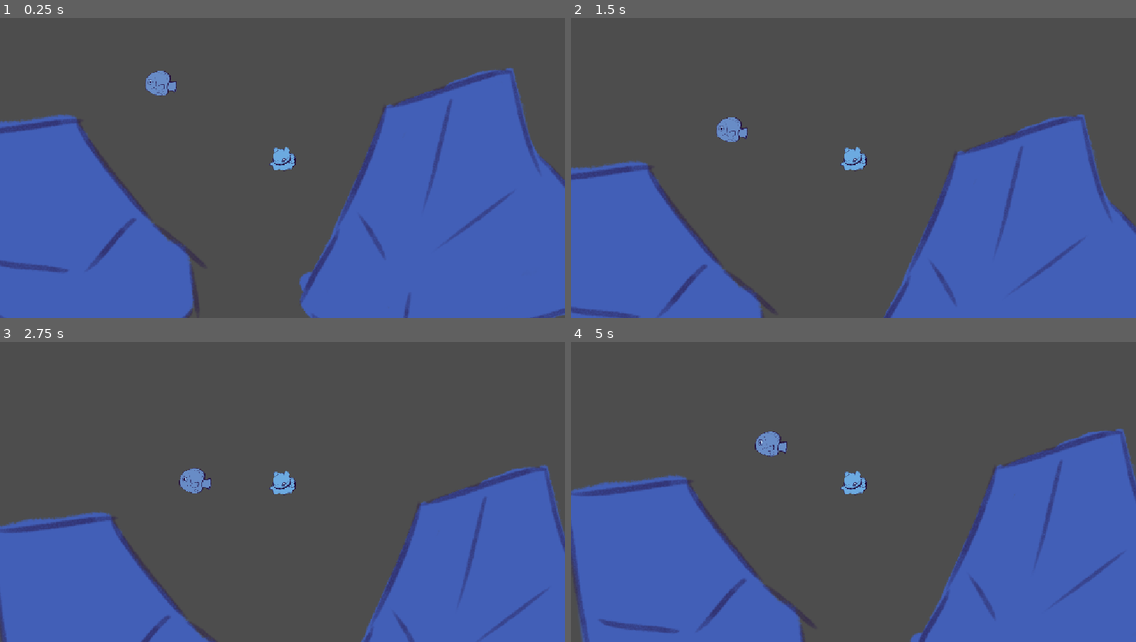
Above: before the commit, frames 1-4 (two rows, left to right).
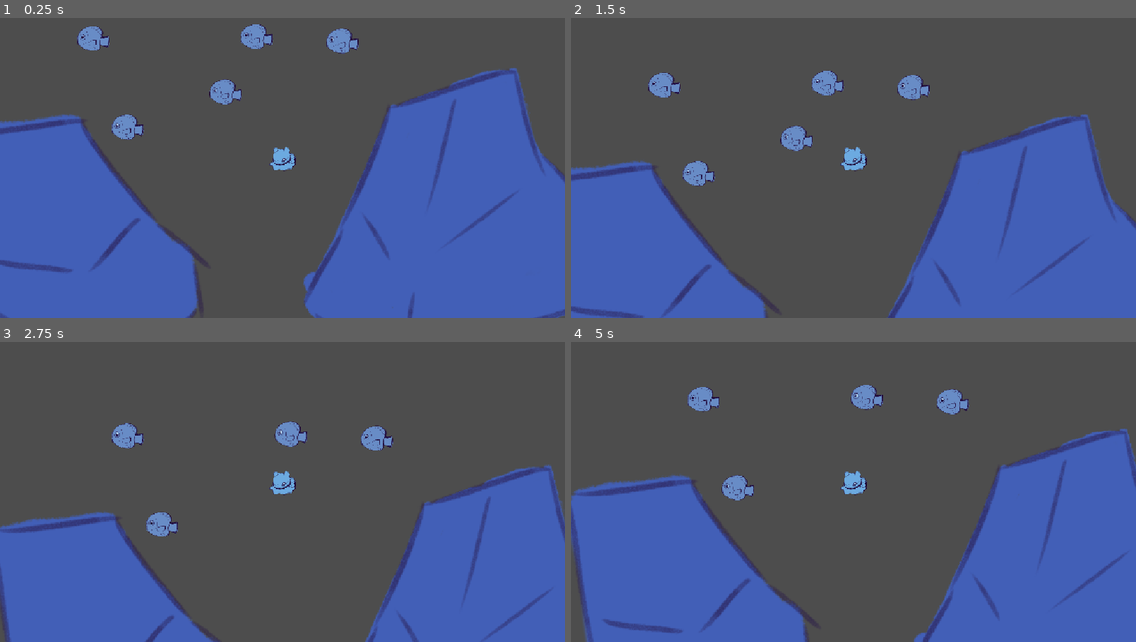
Above: after the commit, the same moments.

Repository: BelovedBarreleye/Project1-Baubled-
Game: Godot game, scene res://Scenes/Level_1.tscn
The game is run twice, just before and just after one commit, with the same random seed, the same clock (stepped at 60 frames per second) and the same inputs. Before the commit the project starts from res://Level_1.tscn.
Inputs:
- Up to frame 1 (0.25 s): no input
- Up to frame 2 (1.5 s): hold Up (move_up) from 0.53 s (still down)
- Up to frame 3 (2.75 s): release Up (move_up) at 2.03 s; hold Left (move_left) from 2.03 s (still down)
- Up to frame 4 (5 s): release Left (move_left) at 3.53 s; hold Down (move_down) 3.53-4.28 s; hold Right (move_right) from 4.28 s (still down)

The runs differ from the first frame. In frame 1, 6.0% of the frame differs, in the area x 0-100%, y 2-100%; in frame 2, 5.5%; in frame 3, 4.7%; in frame 4, 5.5%.

Commit message:
Fishy added!

Diff:
--- a/Level_1.tscn
+++ /dev/null
@@ -1,20 +0,0 @@
-[gd_scene format=3 uid="uid://5s7ywkxhoshq"]
-
-[ext_resource type="PackedScene" uid="uid://bo3wtpbq7yb1w" path="res://Scenes/RockA.tscn" id="1_65pcf"]
-[ext_resource type="PackedScene" uid="uid://c3pqnhq0mm5bb" path="res://Player.tscn" id="1_n0r7v"]
-[ext_resource type="PackedScene" uid="uid://gh5hn8bk38nr" path="res://Scenes/RockB.tscn" id="2_a0j4s"]
-[ext_resource type="PackedScene" uid="uid://dn3m02xfqd80f" path="res://Scenes/fishy.tscn" id="4_a0j4s"]
-
-[node name="Main" type="Node2D" unique_id=2090730078]
-
-[node name="RockA" parent="." unique_id=1068318349 instance=ExtResource("1_65pcf")]
-position = Vector2(915, 422)
-
-[node name="RockB" parent="." unique_id=578332930 instance=ExtResource("2_a0j4s")]
-position = Vector2(138, 476)
-
-[node name="Player" parent="." unique_id=130884428 instance=ExtResource("1_n0r7v")]
-position = Vector2(579, 324)
-
-[node name="Fishy" parent="." unique_id=1105711345 instance=ExtResource("4_a0j4s")]
-position = Vector2(324, 178)
--- a/Level_2.tscn
+++ /dev/null
@@ -1,3 +0,0 @@
-[gd_scene format=3 uid="uid://byvdhhrdk5d0h"]
-
-[node name="Node2D" type="Node2D" unique_id=1211106919]
--- /dev/null
+++ b/Player_stats.gd
@@ -0,0 +1,6 @@
+extends Node
+var score : int = 0
+
+# Called when the node enters the scene tree for the first time.
+func _ready() -> void:
+	pass # Replace with function body.
--- /dev/null
+++ b/Scenes/Level_1.tscn
@@ -0,0 +1,38 @@
+[gd_scene format=3 uid="uid://5s7ywkxhoshq"]
+
+[ext_resource type="PackedScene" uid="uid://bo3wtpbq7yb1w" path="res://Scenes/RockA.tscn" id="1_nw7js"]
+[ext_resource type="PackedScene" uid="uid://gh5hn8bk38nr" path="res://Scenes/RockB.tscn" id="2_nh7xm"]
+[ext_resource type="PackedScene" uid="uid://c3pqnhq0mm5bb" path="res://Scenes/Player.tscn" id="3_j0k67"]
+[ext_resource type="PackedScene" uid="uid://dn3m02xfqd80f" path="res://Scenes/fishy.tscn" id="4_5r5j8"]
+
+[node name="Main" type="Node2D" unique_id=2090730078]
+
+[node name="RockA" parent="." unique_id=1068318349 instance=ExtResource("1_nw7js")]
+position = Vector2(915, 422)
+
+[node name="RockB" parent="." unique_id=578332930 instance=ExtResource("2_nh7xm")]
+position = Vector2(138, 476)
+
+[node name="Player" parent="." unique_id=130884428 instance=ExtResource("3_j0k67")]
+position = Vector2(571, 324)
+
+[node name="Fishy" parent="." unique_id=1105711345 instance=ExtResource("4_5r5j8")]
+position = Vector2(178, 87)
+
+[node name="Fishy5" parent="." unique_id=1757489225 instance=ExtResource("4_5r5j8")]
+position = Vector2(511, 83)
+
+[node name="Fishy2" parent="." unique_id=1199758264 instance=ExtResource("4_5r5j8")]
+position = Vector2(248, 268)
+
+[node name="Fishy3" parent="." unique_id=1986261546 instance=ExtResource("4_5r5j8")]
+position = Vector2(686, 92)
+
+[node name="Fishy4" parent="." unique_id=1411153776 instance=ExtResource("4_5r5j8")]
+position = Vector2(448, 196)
+
+[connection signal="body_entered" from="Fishy" to="Player" method="_on_fishy_body_entered"]
+[connection signal="body_entered" from="Fishy5" to="Player" method="_on_fishy_body_entered"]
+[connection signal="body_entered" from="Fishy2" to="Player" method="_on_fishy_2_body_entered"]
+[connection signal="body_entered" from="Fishy3" to="Player" method="_on_fishy_3_body_entered"]
+[connection signal="body_entered" from="Fishy4" to="Player" method="_on_fishy_4_body_entered"]
--- /dev/null
+++ b/Scenes/Level_2.tscn
@@ -0,0 +1,24 @@
+[gd_scene format=3 uid="uid://byvdhhrdk5d0h"]
+
+[ext_resource type="PackedScene" uid="uid://c3pqnhq0mm5bb" path="res://Scenes/Player.tscn" id="1_vgr4u"]
+[ext_resource type="PackedScene" uid="uid://dn3m02xfqd80f" path="res://Scenes/fishy.tscn" id="2_ostk4"]
+
+[node name="Level_2" type="Node2D" unique_id=1024473918]
+
+[node name="Player" parent="." unique_id=130884428 instance=ExtResource("1_vgr4u")]
+position = Vector2(573, 623)
+
+[node name="Fishy" parent="." unique_id=1105711345 instance=ExtResource("2_ostk4")]
+position = Vector2(279, 90)
+
+[node name="Fishy2" parent="." unique_id=1161475613 instance=ExtResource("2_ostk4")]
+position = Vector2(866, 90)
+
+[node name="Fishy3" parent="." unique_id=845553978 instance=ExtResource("2_ostk4")]
+position = Vector2(115, 340)
+
+[node name="Fishy4" parent="." unique_id=1060257018 instance=ExtResource("2_ostk4")]
+position = Vector2(985, 332)
+
+[node name="Fishy5" parent="." unique_id=757593668 instance=ExtResource("2_ostk4")]
+position = Vector2(555, 286)
--- a/Player.tscn
+++ b/Scenes/Player.tscn
@@ -6,7 +6,7 @@
 [sub_resource type="CircleShape2D" id="CircleShape2D_wuq7w"]
 radius = 27.018513
 
-[node name="CharacterBody2D" type="CharacterBody2D" unique_id=130884428]
+[node name="Player" type="CharacterBody2D" unique_id=130884428 groups=["Player"]]
 script = ExtResource("1_kpjcp")
 
 [node name="Sprite2D" type="Sprite2D" parent="." unique_id=2077623427]
--- a/Scenes/fishy.tscn
+++ b/Scenes/fishy.tscn
@@ -1,11 +1,14 @@
 [gd_scene format=3 uid="uid://dn3m02xfqd80f"]
 
+[ext_resource type="Script" uid="uid://benvm7u0ifllf" path="res://fishy.gd" id="1_i2ot2"]
 [ext_resource type="Texture2D" uid="uid://cp2i4ejle1j6t" path="res://Sprites/Baubled Fishy.png" id="1_qgoro"]
 
 [sub_resource type="CircleShape2D" id="CircleShape2D_wuq7w"]
 radius = 35.0
 
 [node name="Fishy" type="Area2D" unique_id=1105711345]
+script = ExtResource("1_i2ot2")
+move_direction = Vector2(0, -50)
 
 [node name="Sprite2D" type="Sprite2D" parent="." unique_id=1208986835]
 position = Vector2(3, -9)
@@ -15,3 +18,5 @@
 [node name="CollisionShape2D" type="CollisionShape2D" parent="." unique_id=472843893]
 position = Vector2(7, -10)
 shape = SubResource("CircleShape2D_wuq7w")
+
+[connection signal="body_entered" from="." to="." method="_on_body_entered"]
--- /dev/null
+++ b/fishy.gd
@@ -0,0 +1,32 @@
+extends Area2D
+@export var move_direction : Vector2
+@export var move_speed : float = 20
+@onready var start_pos : Vector2 = global_position
+@onready var target_pos : Vector2 = global_position + move_direction
+
+var rotate_speed : float = 3.0
+var bob_height : float = 5.0
+var bob_speed : float = 5.0
+
+#func _physics_process(delta):
+# Move steadily toward the current target position
+	#global_position = global_position.move_toward(target_pos, move_speed * delta)
+# When the enemy arrives, swap the target to create a patrol loop
+	#if global_position == target_pos:
+		#if target_pos == start_pos:
+			#target_pos = start_pos + move_direction
+		#else:
+			#target_pos = start_pos
+
+func _physics_process(delta):
+	var time = Time.get_unix_time_from_system()
+	var y_pos = ((1 + sin(time * bob_speed)) / 2) * bob_height
+	global_position.y = start_pos.y - y_pos
+
+
+func _on_body_entered(body: Node2D) -> void:
+	if not body.is_in_group("Player"):
+			return
+	print ("Fish Caught!")
+	body.increase_score(1)
+	queue_free()
--- a/player.gd
+++ b/player.gd
@@ -6,6 +6,7 @@
 @export var gravity : float = 500
 var move_input_horizon : float
 var move_input_updown: float
+@export var scene_to_load : PackedScene
 
 const SPEED = 300.0
 const JUMP_VELOCITY = -400.0
@@ -18,25 +19,30 @@
 	velocity.y = move_input_updown * move_speed
 
 	if move_input_horizon != 0:
-		velocity.x =lerp(velocity.x, move_input_horizon * move_speed, acceleration * delta)
+		velocity.x =lerp(velocity.x, move_input_horizon * move_speed, acceleration)
 	else:
-		velocity.x = lerp(velocity.x, 0.0, braking * delta)
+		velocity.x = lerp(velocity.x, 0.0, braking)
 
 	if move_input_updown != 0:
-		velocity.y =lerp(velocity.y, move_input_updown * move_speed, acceleration * delta)
+		velocity.y =lerp(velocity.y, move_input_updown * move_speed, acceleration)
 	else:
-		velocity.y = lerp(velocity.y, 0.0, braking * delta)
+		velocity.y = lerp(velocity.y, 0.0, braking)
 
 	move_and_slide()
 
+func increase_score(amount: int):
+	PlayerStats.score += amount
+	print(PlayerStats.score)
+	if PlayerStats.score == 5:
+		print ("You win!!! YAY NEXT LEVEL")
+		call_deferred("you_win")
 
-func _on_rock_a_body_entered(body: Node2D) -> void:
-	print ("IN")
+	if PlayerStats.score == 10:
+		print ("Congrats! Thank you for playing :)")
 
 
-func _on_rock_a_body_exited(body: Node2D) -> void:
-	print ("OUT")
 
-
-func _on_rock_b_body_exited(body: Node2D) -> void:
-	pass # Replace with function body.
+func you_win():
+	get_tree().change_scene_to_file("res://Scenes/Level_2.tscn")
+#func game_over():
+	#get_tree().change_scene_to_file("res://Scenes/level_2.tscn")
--- a/project.godot
+++ b/project.godot
@@ -14,6 +14,10 @@
 run/main_scene="uid://5s7ywkxhoshq"
 config/features=PackedStringArray("4.7", "Forward Plus")
 config/icon="res://icon.svg"
+
+[autoload]
+
+PlayerStats="*uid://brldxvjunrayo"
 
 [display]
 
Not shown, added: Player_stats.gd.uid
Not shown, added: fishy.gd.uid
